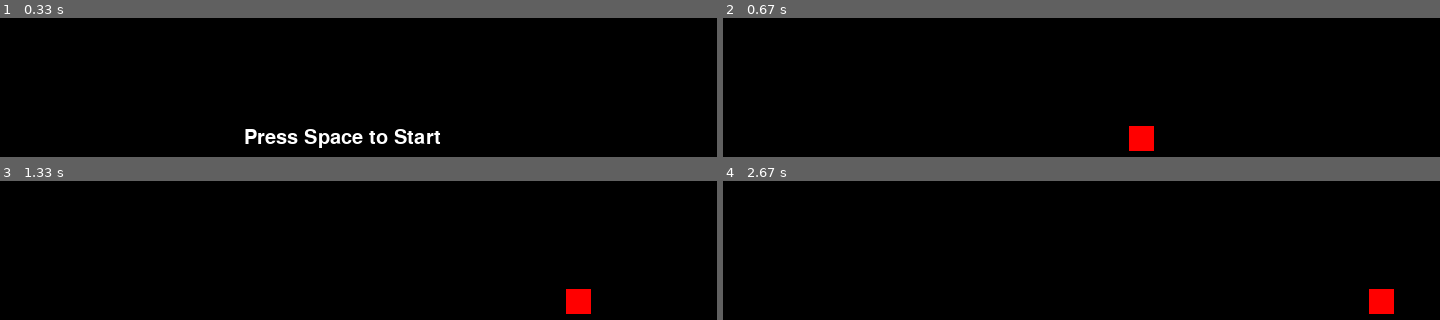
Above: before the commit, frames 1-4 (two rows, left to right).
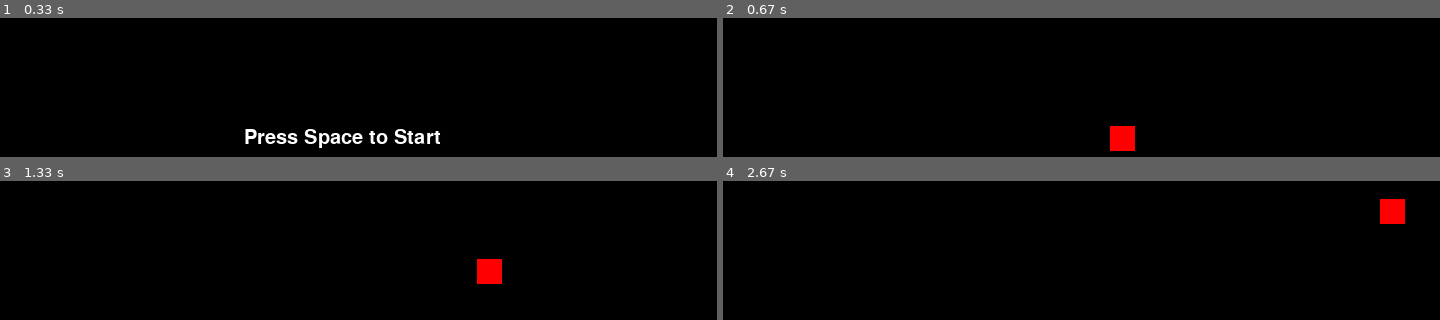
Above: after the commit, the same moments.

Repository: Dev-Chase/new_snake_pygame
Game: pygame game, started from main.py
Same seed, same stepped clock (60 frames per second), same inputs: the game is played once before the commit and once after it.
Inputs:
- Up to frame 1 (0.33 s): no input
- Up to frame 2 (0.67 s): tap Space at 0.33 s
- Up to frame 3 (1.33 s): hold Right 0.67-1.13 s; tap Space at 0.73, 1.03, 1.23 s; hold Up from 1.17 s (still down)
- Up to frame 4 (2.67 s): tap Space at 1.53, 1.73, 2.03, 2.23, 2.53 s; release Up at 1.63 s; hold Right 1.67-2.13 s; hold Left from 2.17 s (still down)

Frame 1 is identical in both runs. In frame 2, 1.0% of the frame differs, in the area x 53-61%, y 77-96%; in frame 3, 1.3%, in the area x 66-83%, y 56-96%; in frame 4, 1.3%.

Commit message:
Organized Files and Classes

Diff:
--- /dev/null
+++ b/cube.py
@@ -0,0 +1,23 @@
+from settings import *
+
+
+class Cube(pygame.sprite.Sprite):
+    def __init__(self, pos, x_dir, y_dir, size=(25, 25)):
+        # Initializing Parent Class
+        super().__init__()
+
+        # Initializing Core Sprite Variables
+        self.image = pygame.Surface(size)
+        self.image.fill(player_colour)
+        self.rect = self.image.get_rect(center=pos)
+        self.direction = pygame.math.Vector2(x_dir, y_dir)
+
+    def update(self, keys):
+        self.rect.x += move_speed * self.direction.x
+        self.rect.y += move_speed * self.direction.y
+
+    def on_tile(self):
+        if self.rect.x % self.rect.width == 0 and self.rect.y % self.rect.height == 0:
+            return True
+        else:
+            return False
--- a/main.py
+++ b/main.py
@@ -1,48 +1,8 @@
 # Run this file to play game
 from settings import *
+from snake import Snake
 import sys
 # from random import randint, seed
-
-
-class BodyCube(pygame.sprite.Sprite):
-    def __init__(self, pos, x_dir, y_dir, size=(25, 25)):
-        # Initializing Parent Class
-        super().__init__()
-
-        # Initializing Core Sprite Variables
-        self.image = pygame.Surface(size)
-        self.image.fill(player_colour)
-        self.rect = self.image.get_rect(center=pos)
-        self.direction = pygame.math.Vector2(x_dir, y_dir)
-
-    def update(self, keys):
-        self.rect.x += move_speed * self.direction.x
-        self.rect.y += move_speed * self.direction.y
-
-
-class Snake:
-    def __init__(self):
-        # Creating Snake Variables
-        self.body = pygame.sprite.Group(BodyCube((W//2, H//2), 1, 0))
-        self.direction = pygame.math.Vector2(1, 0)
-
-    def update(self, keys):
-        if keys[pygame.K_LEFT]:
-            self.direction.x = -1
-            self.direction.y = 0
-
-        self.body.sprites()[0].direction = self.direction
-
-    def draw(self, surface):
-        self.body.draw(surface)
-
-
-def begin_game_state(sprite_list, new_sprites):
-    sprite_list.empty()
-    # sprite_list.clear(surface, bg_colour)
-
-    for sprite in new_sprites:
-        sprite_list.add(sprite)
 
 
 if __name__ == '__main__':
--- a/settings.py
+++ b/settings.py
@@ -23,7 +23,7 @@
 fg_colour = colours['white']
 player_colour = colours['red']
 
-move_speed = 4
+move_speed = 3
 
 game_states = {
     "start": 0,
@@ -31,3 +31,11 @@
     "pause": 2,
     "game-over": 3
 }
+
+
+def begin_game_state(sprite_list, new_sprites):
+    sprite_list.empty()
+    # sprite_list.clear(surface, bg_colour)
+
+    for sprite in new_sprites:
+        sprite_list.add(sprite)
--- /dev/null
+++ b/snake.py
@@ -0,0 +1,37 @@
+from settings import *
+from cube import Cube
+
+
+class Snake:
+    def __init__(self):
+        # Creating Snake Variables
+        self.head = Cube((W//2, H//2), 1, 0)
+        self.body = pygame.sprite.Group(self.head)
+
+        self.direction = pygame.math.Vector2(1, 0)
+
+    def update(self, keys):
+        if keys[pygame.K_LEFT] and not self.direction.x == 1:
+            self.direction.x = -1
+            self.direction.y = 0
+        elif keys[pygame.K_RIGHT] and not self.direction.x == -1:
+            self.direction.x = 1
+            self.direction.y = 0
+        elif keys[pygame.K_UP] and not self.direction.y == 1:
+            self.direction.x = 0
+            self.direction.y = -1
+        elif keys[pygame.K_DOWN] and not self.direction.y == -1:
+            self.direction.x = 0
+            self.direction.y = 1
+
+        # Insert for loop to Change Body Directions
+        self.head.direction = self.direction
+
+    def out_of_bounds(self):
+        if self.head.rect.x < 0 or self.head.rect.x > W or self.head.rect.y < 0 or self.head.rect.y > H:
+            return True
+        else:
+            return False
+
+    def draw(self, surface):
+        self.body.draw(surface)
